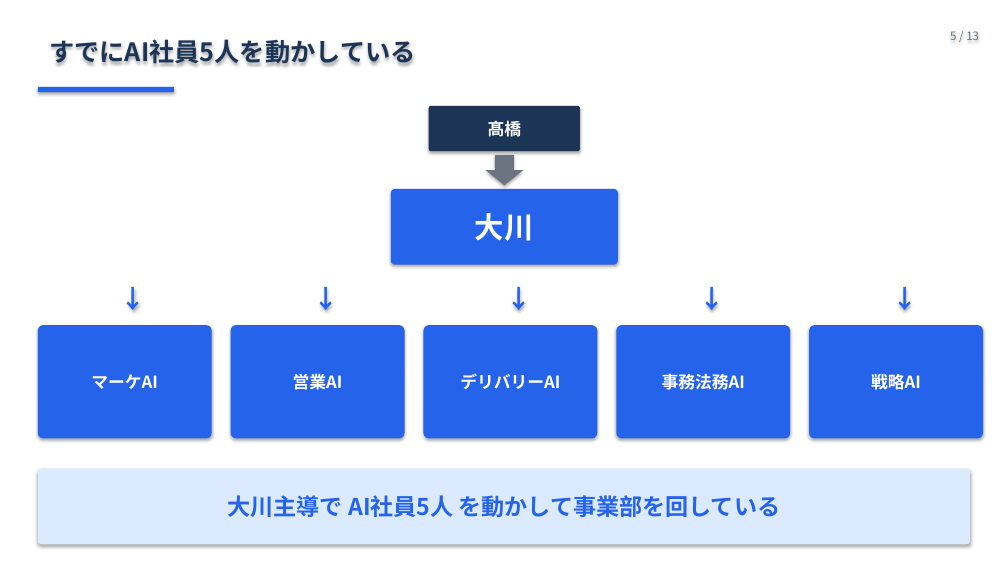
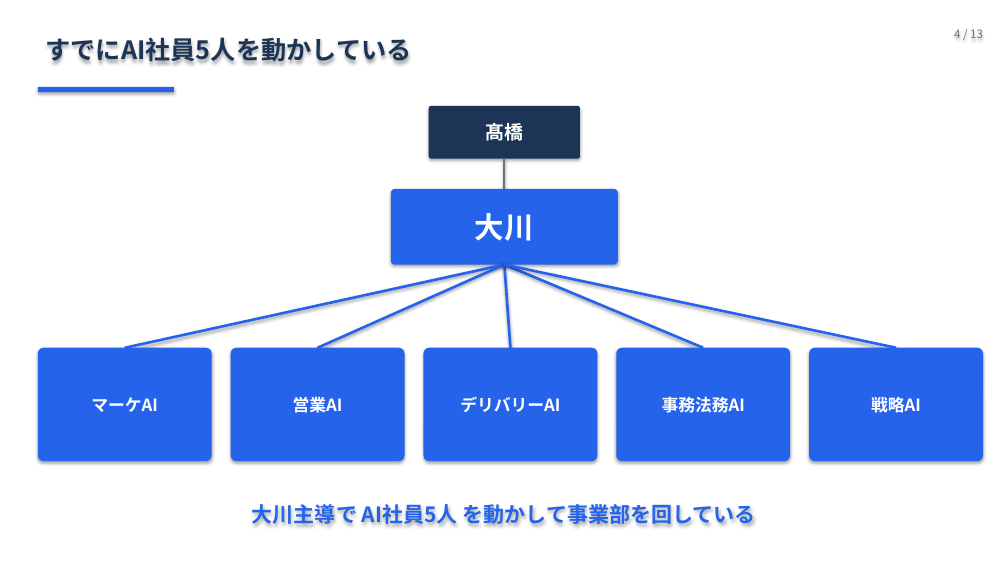
Before and after one commit to Ryunosuke-Okawa/Ryunosuke-n1, a slide deck: slide 4 of strategy/AI社員5人_発表_20260426.pptx (slide 5 before the commit). Drawn at 1008x567 pixels with LibreOffice and Linux fonts; fonts in the diff are those of the drawing. Boxes give left, top, right and bottom in pixels: in the first picture for what was removed or moved away, otherwise in the second. Text is boxed around its words. In the diff, an @@ line names an element or a change of style, - is before the commit and + after.

```diff
--- a/strategy/AI社員5人_発表_20260426.pptx
+++ b/strategy/AI社員5人_発表_20260426.pptx
@@ text at [954,29,983,38]: text changed @@
-5 / 13
+4 / 13
@@ text "すでにAI社員5人を動かしている": place and size @@
-text "すでにAI社員5人を動かしている" at [49,39,416,66]
+text "すでにAI社員5人を動かしている" at [45,37,412,64]
@@ rounded rectangle "髙橋": place and size @@
-rounded rectangle "髙橋" at [429,106,580,151]
+rounded rectangle "髙橋" at [429,106,580,159]
@@ rounded rectangle "髙橋" at [429,106,580,159]: size 16 to 18 pt @@
@@ down arrow removed at [485,155,523,185] @@
@@ line added from (504, 159) to (504, 189), #6B7280 2 pt @@
@@ line added from (504, 265) to (125, 348), #2563EB 2.5 pt @@
@@ line added from (504, 265) to (318, 348), #2563EB 2.5 pt @@
@@ line added from (504, 265) to (510, 348), #2563EB 2.5 pt @@
@@ line added from (504, 265) to (703, 348), #2563EB 2.5 pt @@
@@ line added from (504, 265) to (896, 348), #2563EB 2.5 pt @@
@@ text removed at [110,280,140,318] @@
-↓
@@ text removed at [302,280,333,318] @@
-↓
@@ text removed at [495,280,526,318] @@
-↓
@@ text removed at [688,280,718,318] @@
-↓
@@ text removed at [881,280,911,318] @@
-↓
@@ 5 rounded rectangles: place and size @@
-5 rounded rectangles at [38,325,983,439]
+5 rounded rectangles at [38,348,983,461]
@@ text "大川主導で AI社員5人 を動かして事業部を回している": place and size @@
-text "大川主導で AI社員5人 を動かして事業部を回している" at [38,469,970,544]
+text "大川主導で AI社員5人 を動かして事業部を回している" at [252,504,756,525]
@@ text "大川主導で AI社員5人 を動かして事業部を回している" at [252,504,756,525]: size 22 to 20 pt; fill #DBEAFE to none; shadow off @@
```
Also in this commit, not shown: 3 other slides changed, 2 slides added, 2 slides removed, 2 other files.
